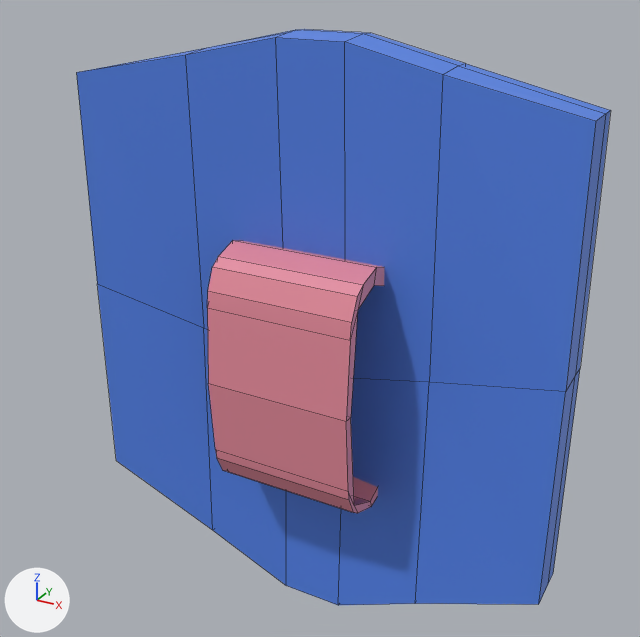
The Blender file salemstalker/Assets/Weapons/shield.blend: old version first, new version second.
Before and after are seen from a 50 mm camera at (1.53, -2.73, 1.59) aimed at (0.09, -0.11, 0.28). The axes (+X, +Y, +Z) are drawn at lower left. The lights are the same throughout. Mesh edges are drawn as thin lines.

Before the edit, the objects in view are built like this:
```python
me_cube_001 = bpy.data.meshes.new('Cube.001')
me_cube_001.from_pydata(...)  # 78 vertices, 76 faces; spans x -1.0..1.0, y -0.09..0.19, z -1.11..1.26
me_cube_001.materials.append(mat_shield)  # blue #5383e7
me_cube_002 = bpy.data.meshes.new('Cube.002')
me_cube_002.from_pydata(...)  # 40 vertices, 36 faces; spans x -0.304..0.304, y -0.292..0.043, z -0.867..0.147
me_cube_002.materials.append(mat_handle)  # pink #e78c9d
ob_cube = bpy.data.objects.new('Cube', me_cube_001)
ob_cube.location = (0.0, 0.0, 0.0)
ob_cube_001 = bpy.data.objects.new('Cube.001', me_cube_002)
ob_cube_001.location = (0.0, 0.005, 0.362)
```
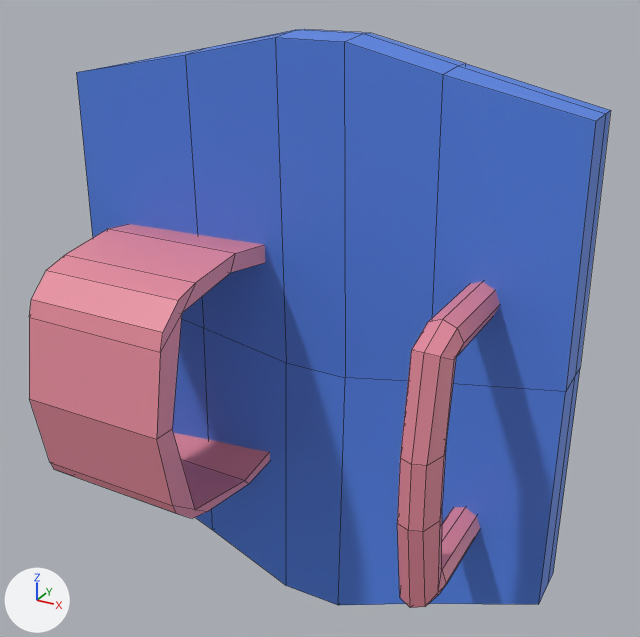
Commit message: changed shield model a bit

Where the change shows, as pixel boxes [x1, y1, x2, y2] in the pictures (640 x 637 px):
'Cube.001', moved, rescaled (36% wider, 8% taller): before [207, 240, 384, 513]; after [29, 224, 270, 518]
'Cylinder', added: after [397, 282, 500, 608]

The edits, one by one:
Mesh me_cylinder is new.
It has 64 vertices, 58 faces and spans x -1.2..1.2, y -8.9..8.9, z -1.4..1.1.
It uses material mat_handle (pink #e78c9d).
Object 'Cube.001' (ob_cube_001) moves from (0.0, 0.005, 0.362) to (-0.512, 0.005, 0.362).
Object 'Cube.001' (ob_cube_001) is rescaled from (1.0, 1.0, 1.0) to (1.0, 2.43, 1.0).
Object 'Cylinder' (ob_cylinder) is new; it shows me_cylinder.
Its location is (0.681, -0.324, 0.0).
Its rotation in degrees is (90, 0, 0).
Its scale is (0.0581, 0.0581, 0.262).
